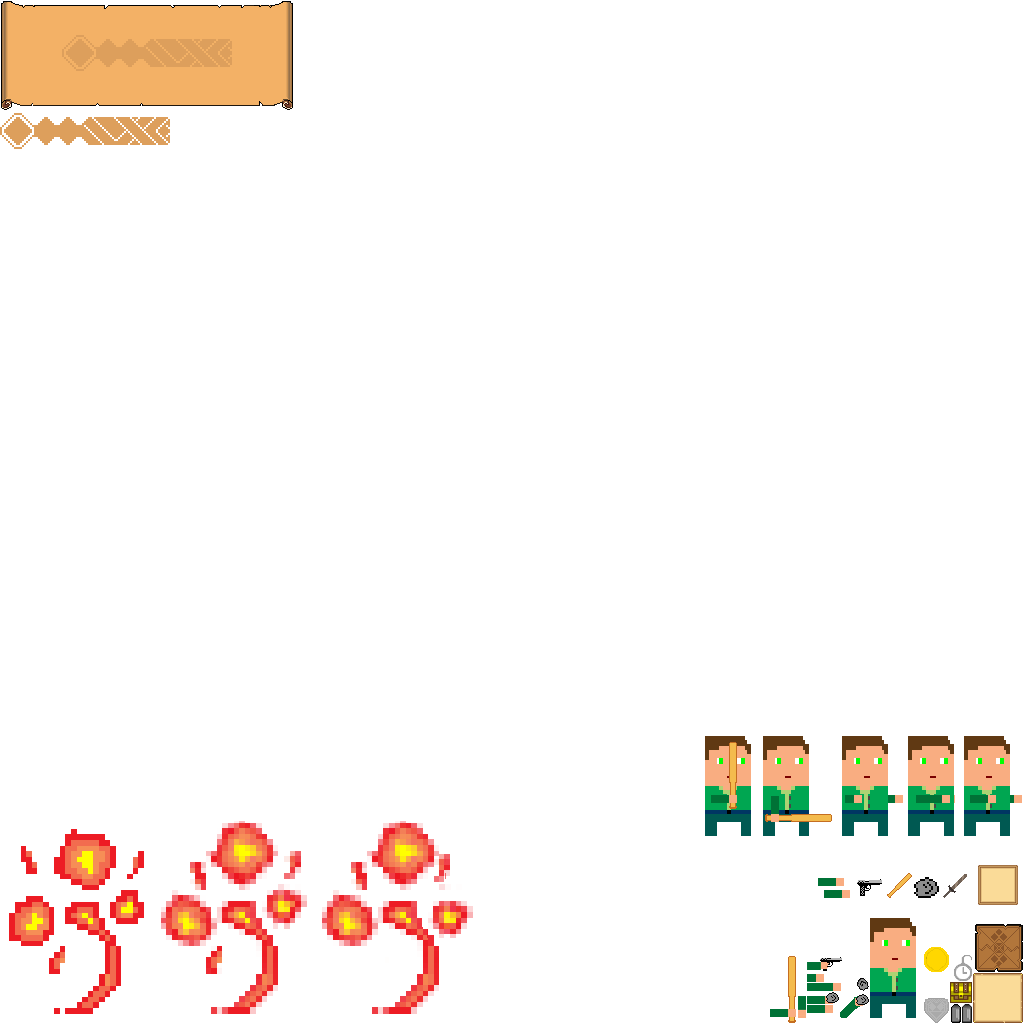
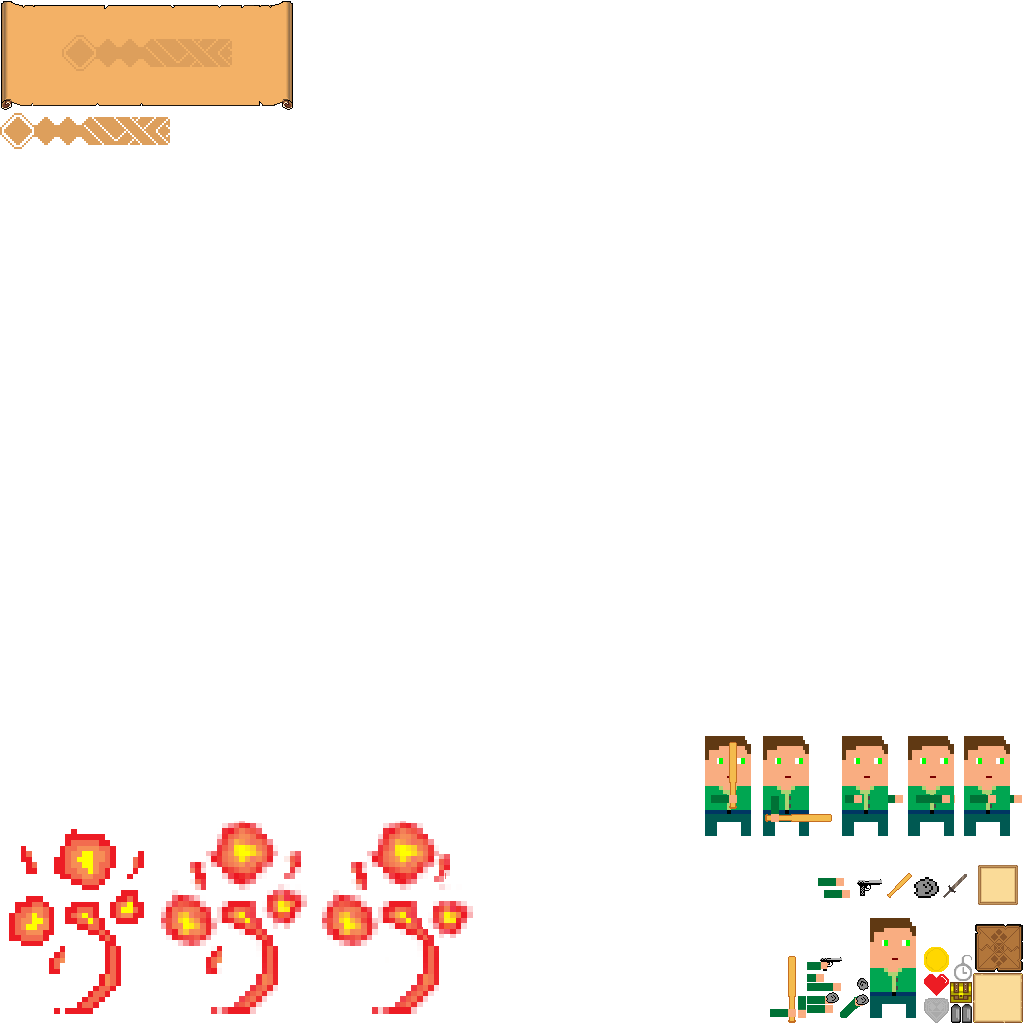
Two versions of the same layered image (1024 × 1024). Layer-by-layer changes:
added layer "Heart" above "Button" over [924,974,949,996]
